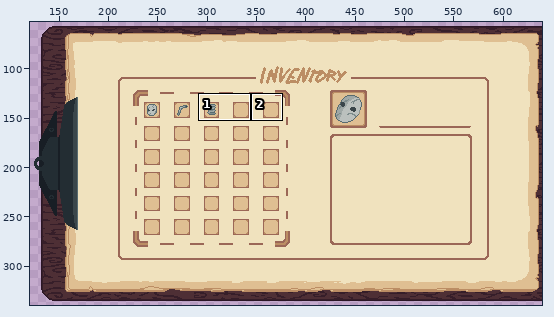
Pixel-art file: Personal_Roberto/ASEPRITE/5. Menú/Test_Inventory.aseprite. The picture above shows the old version from afar; the outline marks the close-up.
Close-up. Old version:
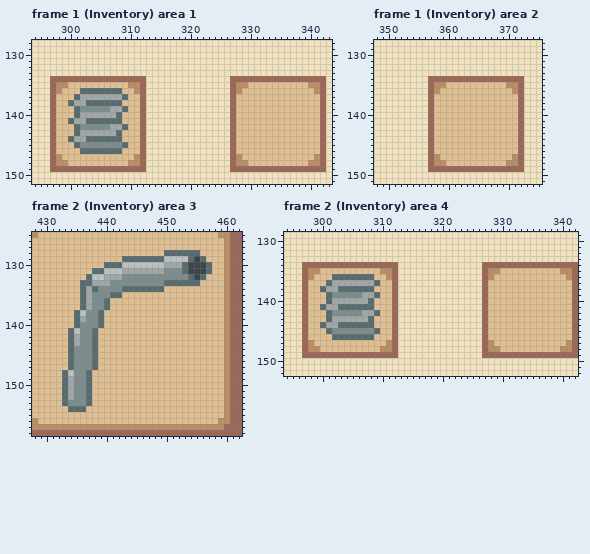
640x360 pixels, 3 frames. Shown: frame 1 (Inventory) area 1: x 294..343, y 128..151; frame 1 (Inventory) area 2: x 348..375, y 128..151; frame 2 (Inventory) area 3: x 428..462, y 125..158; frame 2 (Inventory) area 4: x 294..342, y 129..152. The wide view leaves out empty margins. The commit also changed other frames or places, which this record leaves out.
After the commit:
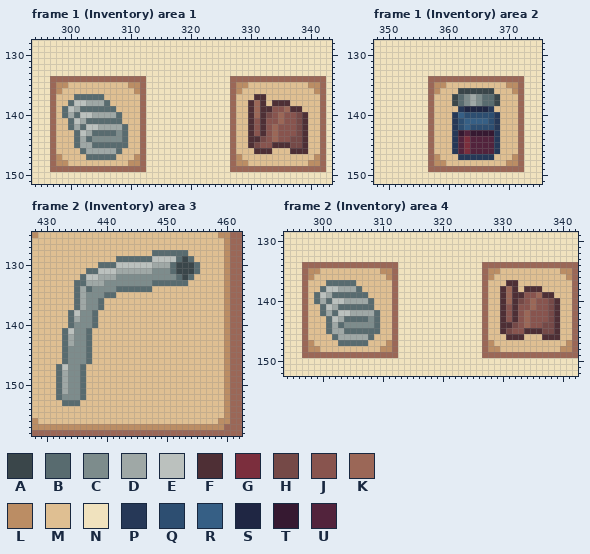
Palette (. is transparent): A #3a464a  B #586b6f  C #7d8c8c  D #9fa8a6  E #bbc1be  F #4e2f35  G #7b2e3d  H #754947  J #88544e  K #9b6757  L #bb8d64  M #dfbf92  N #f0e2be  P #263857  Q #2d4e71  R #365f85  S #1f2643  T #361931  U #52233c
Change:
Changed rows in their new state; - is an unchanged pixel.
Frame 1 (Inventory) area 1, layer "Test":
first column x 299:
136 ---MMMMMMM-------------------------------
137 ---BBBBMMMM---------------------FF-------
138 --EEDDD-MM---------------------FKF-FFF---
139 BEDBBBBBBMM--------------------FKFFJJKFF-
140 BD-EE--------------------------FKFHJKJJHF
141 --E----------------------------FJFJJKJJHF
142 -BDBEEDD-----------------------FJFJKJJJHF
143 ---E-BBBBCB--------------------FJFJKJJJHF
144 -MB--CCCCCB--------------------FFHJKJJHHF
145 ---DDBBBBB---------------------FHJJFFFHHF
146 ----DDDDD-----------------------FFF---FFF
147 ----BBBBB--------------------------------
Frame 1 (Inventory) area 2, layer "Test":
first column x 361:
136 -AAAAAA-
137 ABCDCBBA
138 ABCDCBBA
139 -PSSSSP-
140 PRQQQQQP
141 PQRRRRQP
142 PQRQQQQP
143 PTUTTTTP
144 PUGUUUUP
145 PUGUUUUP
146 PUGUUUUP
147 -PPPPPP-
Frame 2 (Inventory) area 3, layer "Test":
first column x 432:
128 ----------------BB----MM--
129 ----------B-----EE--BA-MM-
130 -------B--E-----DD-BAA-BMM
131 -----B-E--D-----CC-BAA-BMM
132 ----BE-D--C---------BA-MM-
133 ---B-D--C-------BB----MM--
134 ---BDBC---B-----MM--------
135 ---BDC--B-M---------------
136 ---BDC-BM-----------------
137 ---BDC-BM-----------------
138 --BEC-BM------------------
139 --BDC-BM------------------
140 --BC--BM------------------
141 -BEC-BM-------------------
142 -BDC-BM-------------------
143 -BDC-BM-------------------
144 -BC--BM-------------------
145 -BC--BM-------------------
146 -BC--BM-------------------
147 BEC-BMM-------------------
148 BDC-BM--------------------
149 BDC-BM--------------------
150 BDC-BM--------------------
151 BDC-BM--------------------
152 BCC-BM--------------------
153 --BBMM--------------------
154 --MMM---------------------
Frame 2 (Inventory) area 4, layer "Test": the same change as frame 1 (Inventory) area 1
Pixel boxes of the changes (left, top, right, bottom) in both close-ups:
changed: (62, 88, 128, 160)
changed: (248, 94, 308, 154)
changed: (452, 88, 500, 160)
changed: (152, 250, 212, 292)
changed: (56, 256, 122, 412)
changed: (314, 274, 380, 346)
changed: (500, 280, 560, 340)
